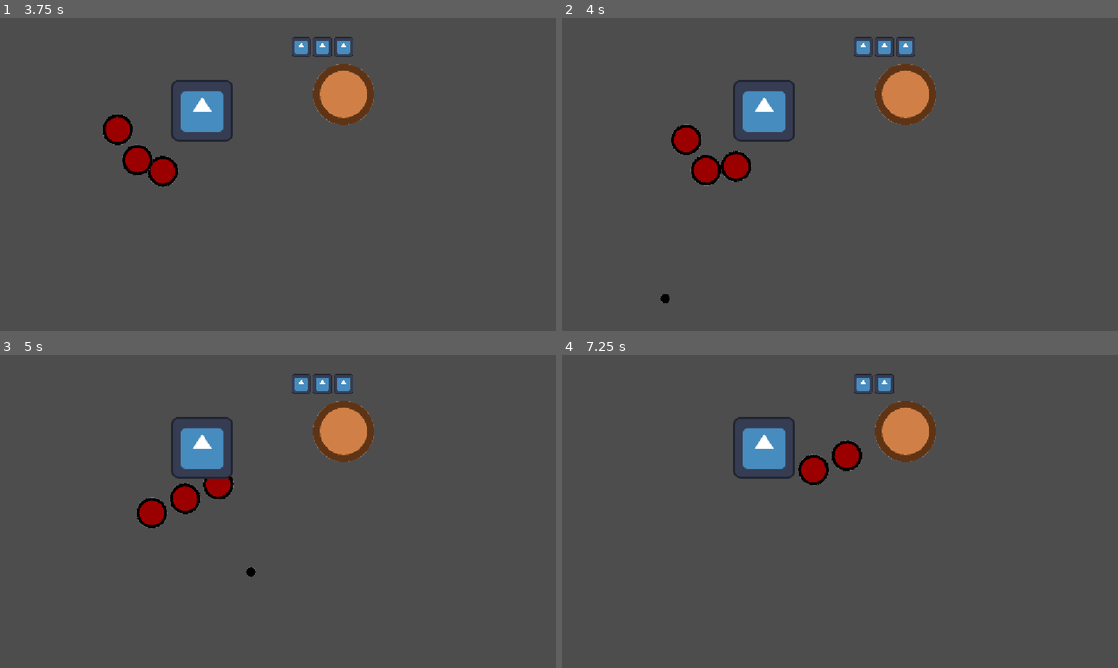
Above: before the commit, frames 1-4 (two rows, left to right).
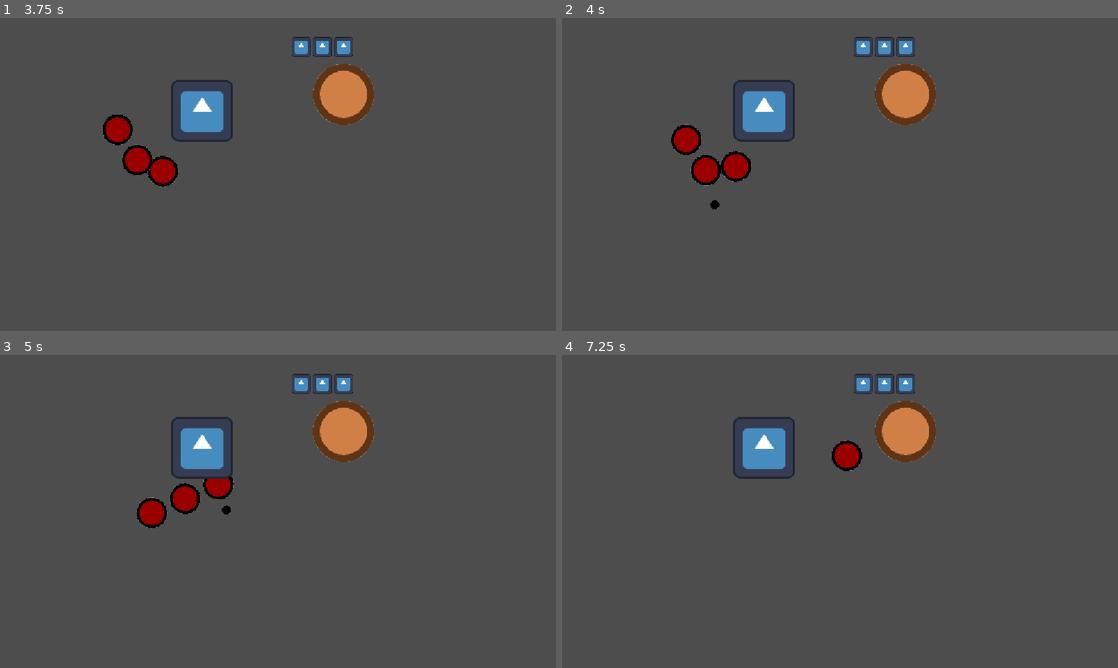
Above: after the commit, the same moments.

Repository: MagnusLucas/BrackeysAugust26
Game: Godot game, scene res://scenes/main_menu.tscn
Same seed, same stepped clock (60 frames per second), same inputs: the game is played once before the commit and once after it. The engine's default icon, where the game draws it, is replaced by a stand-in: a white triangle on a blue panel in a dark square.
Inputs (mouse positions are in pixels of both pictures, inside the frame that each line leads up to):
- Up to frame 1 (3.75 s): click "PLAY" at 0.5 s; click (278, 171) at 1.25 s; click (278, 171) at 2 s; click (278, 171) at 2.75 s; move the mouse to (400, 158) at 3.52 s
- Up to frame 2 (4 s): no input
- Up to frame 3 (5 s): move the mouse to (166, 527) at 4.27 s
- Up to frame 4 (7.25 s): move the mouse to (895, 442) at 5.02 s; move the mouse to (812, 574) at 5.77 s; move the mouse to (1006, 558) at 6.52 s

Frame 1 is identical in both runs. In frame 2, less than 0.1% of the frame differs, in the area x 17-29%, y 58-92%; in frame 3, less than 0.1%; in frame 4, 0.6%, in the area x 42-64%, y 6-42%.

Commit message:
Made sure taking damage by enemies works

Diff:
--- a/data/enemy_stats.gd
+++ b/data/enemy_stats.gd
@@ -1,7 +1,7 @@
 class_name EnemyStats
 extends Resource
 
-@export var max_health := 100.0
+@export var max_health := 30.0
 @export var speed := 10
 
 var health := max_health
--- a/scenes/enemy/enemy.gd
+++ b/scenes/enemy/enemy.gd
@@ -15,6 +15,7 @@
 
 
 func _take_damage(amount: float) -> void:
+	print("ouch!", stats.health, stats.health - amount)
 	stats.health -= amount
 	if stats.health <= 0:
 		_die()
--- a/scenes/tower/tower.gd
+++ b/scenes/tower/tower.gd
@@ -29,7 +29,7 @@
 
 func shoot(target: Enemy = enemies_in_range[0]) -> void:
 	var direction := target.global_position - bullet_spawner.global_position
-	var bullet := Bullet.spawn_bullet(100, direction, 10, tower_stats.damage_per_bullet)
+	var bullet := Bullet.spawn_bullet(50, direction, 10, tower_stats.damage_per_bullet)
 	bullet_spawner.add_child.call_deferred(bullet)
 
 
